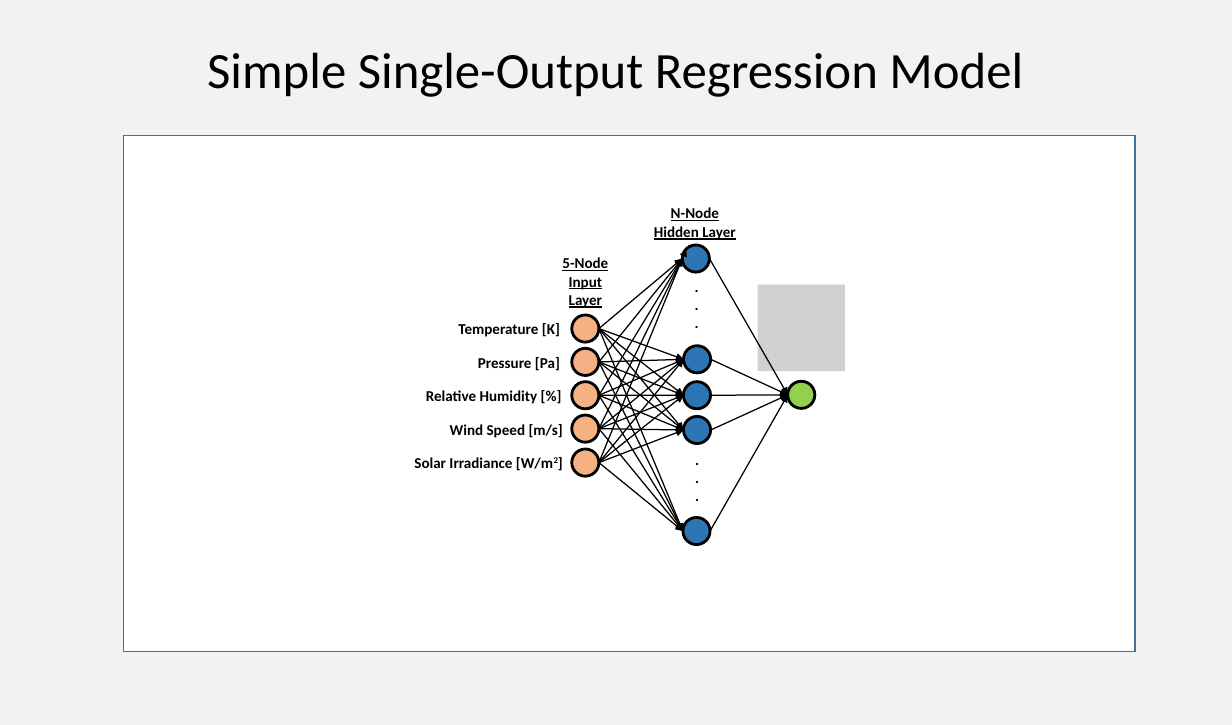
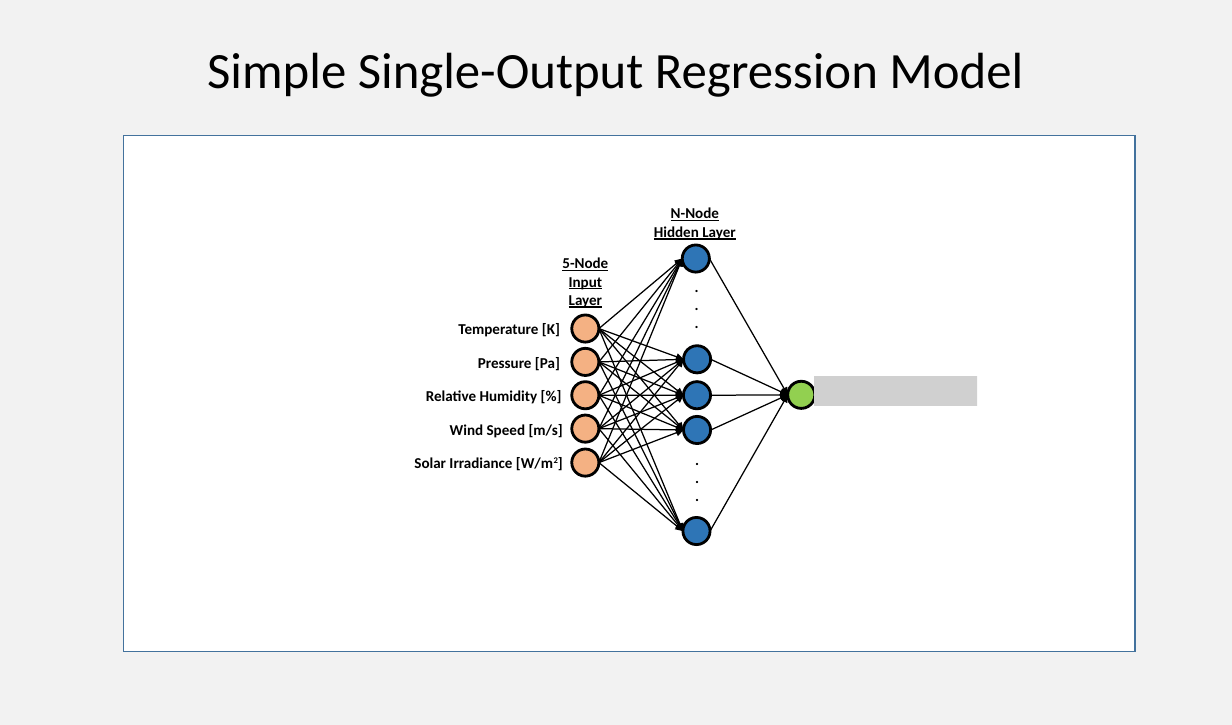
Before and after one commit to mgrose31/cn2_forecast, a slide deck: slide 6 of thesis_manuscript/Manuscript Figures.pptx (slide 4 before the commit). Drawn at 1232x725 pixels with LibreOffice and Linux fonts; fonts in the diff are those of the drawing; grey boxes stand for pictures. Boxes give left, top, right and bottom in pixels: in the first picture for what was removed or moved away, otherwise in the second. Text is boxed around its words. In the diff, an @@ line names an element or a change of style, - is before the commit and + after.

```diff
--- a/thesis_manuscript/Manuscript Figures.pptx
+++ b/thesis_manuscript/Manuscript Figures.pptx
@@ arrow moved from (599, 462) - (687, 249) to (599, 462) - (682, 258) @@
@@ picture removed at (757,284,845,371) @@
@@ picture added at (814,376,977,406) @@
```
Also in this commit, not shown: 4 other slides changed, 13 slides added, 15 other files.
